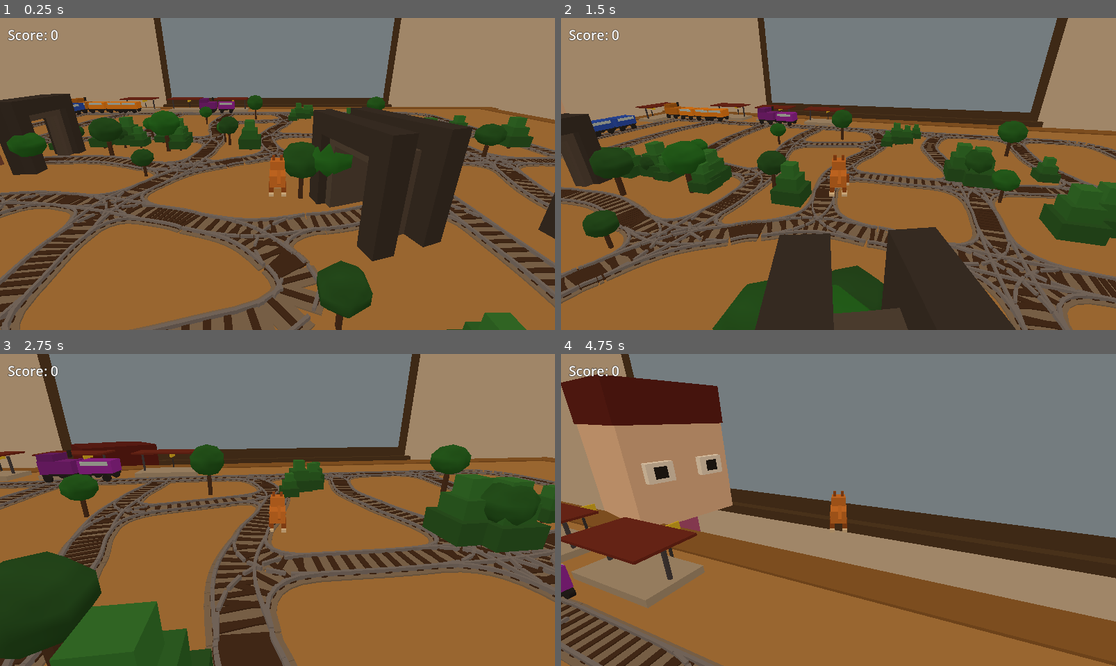
Above: before the commit, frames 1-4 (two rows, left to right).
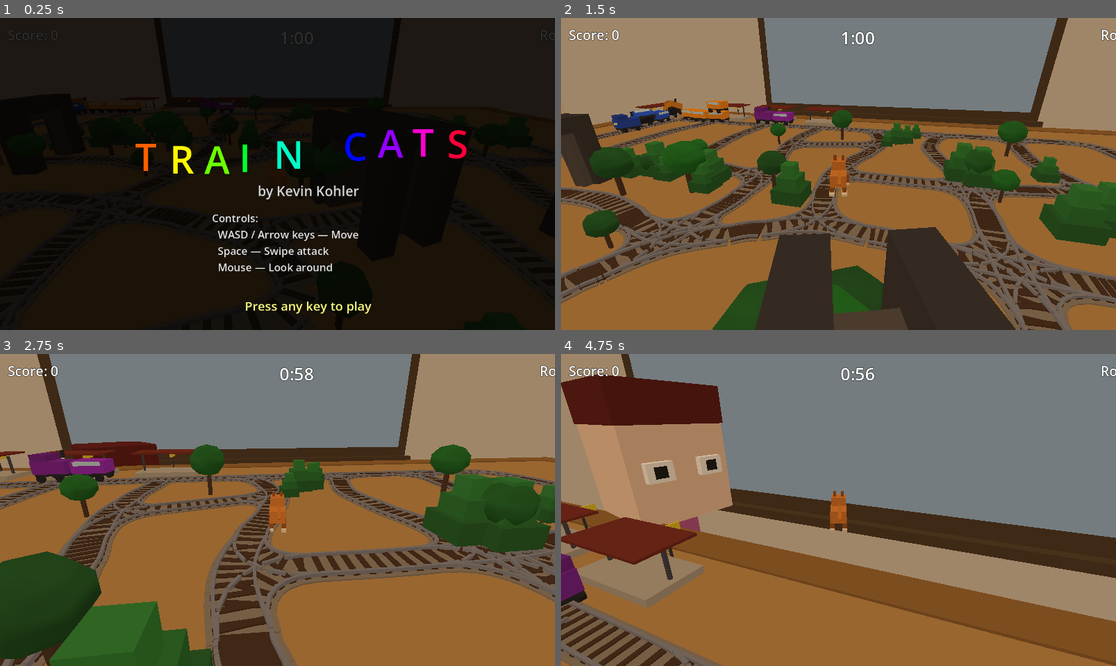
Above: after the commit, the same moments.

Repository: bobgar/Train-Cats
Game: Godot game, scene res://scenes/main.tscn
Same seed, same stepped clock (60 frames per second), same inputs: the game is played once before the commit and once after it.
Inputs (mouse positions are in pixels of both pictures, inside the frame that each line leads up to):
- Up to frame 1 (0.25 s): no input
- Up to frame 2 (1.5 s): tap Enter at 0.5 s; move the mouse to (866, 174) at 0.52 s; hold W from 0.53 s (still down); tap E at 0.6 s; click (866, 174) at 0.67 s; tap Space at 0.77 s; move the mouse to (810, 174) at 1.27 s; tap Shift at 1.35 s; click (810, 174) at 1.42 s
- Up to frame 3 (2.75 s): keep holding W; tap Space at 1.52 s; move the mouse to (288, 503) at 2.02 s; tap E at 2.1 s; click (288, 503) at 2.17 s
- Up to frame 4 (4.75 s): keep holding W; move the mouse to (832, 516) at 2.77 s; tap Shift at 2.85, 4.35 s; click (832, 516) at 2.92 s; tap Space at 3.02, 3.77, 4.52 s; move the mouse to (877, 513) at 3.52 s; tap E at 3.6 s; click (877, 513) at 3.67 s; move the mouse to (794, 506) at 4.27 s; click (794, 506) at 4.42 s

The runs differ from the first frame. In frame 1, 100% of the frame differs, in the area x 0-100%, y 0-100%; in frame 2, 1.3%; in frame 3, 0.6%; in frame 4, 0.6%.

Commit message:
scoreboard and such

Diff:
--- a/scripts/cafe_customer.gd
+++ b/scripts/cafe_customer.gd
@@ -5,7 +5,8 @@
 ## Rises up, tracks the player with their head, reacts to derailments, and
 ## can be knocked back by flying train debris.
 
-signal done   ## emitted when fully hidden — manager frees the node
+signal done        ## emitted when fully hidden — manager frees the node
+signal hit_scored  ## emitted once the first time this customer is hit by debris
 
 enum State { RISING, WATCHING, SINKING }
 
@@ -14,7 +15,8 @@
 const RISE_SPEED := 4.5    # units/sec — ~1.8s over 8-unit travel
 const SINK_SPEED := 3.5
 const WATCH_TIME := 20.0
-const CONE_COS   := 0.5    # cos(60°) — half-angle of view cone
+const CONE_COS      := 0.5    # cos(60°) — half-angle of view cone
+const VIEW_DISTANCE := 70.0   # max XZ distance to detect a derail
 
 var _state: State = State.RISING
 var _watch_timer: float = 0.0
@@ -202,11 +204,29 @@
 	if to_xz.length_squared() < 0.01:
 		return true
 
+	# Distance limit: too far away to notice
+	if to_xz.length() > VIEW_DISTANCE:
+		return false
+
 	# _face_dir is normalised in setup(); grab its XZ components as 2D
 	var face_2d := Vector2(_face_dir.x, _face_dir.z)
 
 	# dot > CONE_COS means angle from face direction < 60°
-	return to_xz.normalized().dot(face_2d) > CONE_COS
+	if to_xz.normalized().dot(face_2d) <= CONE_COS:
+		return false
+
+	# Line-of-sight: ray from head to event, blocked by layer 1 (walls/table)
+	return _los_clear(_head_pivot.global_position, world_pos)
+
+func _los_clear(from: Vector3, to: Vector3) -> bool:
+	if not is_inside_tree():
+		return true
+	var space_state := get_world_3d().direct_space_state
+	var query := PhysicsRayQueryParameters3D.create(from, to)
+	query.collision_mask = 1
+	if _player_ref != null and is_instance_valid(_player_ref):
+		query.exclude = [_player_ref.get_rid()]
+	return space_state.intersect_ray(query).is_empty()
 
 func trigger_happy() -> void:
 	# Only react when fully up and watching — not while still rising or leaving
@@ -230,6 +250,7 @@
 	if _hit:
 		return
 	_hit = true
+	hit_scored.emit()
 	_set_x_eyes()
 	_spawn_stars()
 	# Head snaps back hard, then slumps forward — more violent than trigger_happy
--- a/scripts/customer_manager.gd
+++ b/scripts/customer_manager.gd
@@ -13,7 +13,9 @@
 const PTS_HIT_DEBRIS  := 25   # points when hit by flying train debris
 
 # Customer y-position when hidden (must match CafeCustomer.HIDE_Y)
-const _HIDE_Y := -6.0
+const _HIDE_Y := -8.0
+
+signal score_changed(new_score: int)
 
 var _player: Node3D = null
 var _table_hw: float = 34.0
@@ -21,8 +23,11 @@
 var _customers: Array = []       # active CafeCustomer nodes
 var _spawn_timers: Array = []    # remaining wait times before next spawn
 var _score: int = 0
-var _score_label: Label = null
 var _rng := RandomNumberGenerator.new()
+
+# Round stats (reset each round)
+var impressed_count: int = 0
+var hit_count: int = 0
 
 # ---------------------------------------------------------------------------
 # Public API
@@ -33,13 +38,21 @@
 	_player   = player
 	_table_hw = table_hw
 	_table_hd = table_hd
-	_build_score_ui()
 	# Stagger initial spawns slightly so they don't all pop up at once
 	for i in range(MAX_ACTIVE):
 		_spawn_timers.append(float(i) * 0.8)
 
 func register_train(train: Node) -> void:
 	train.derailed.connect(_on_train_derailed)   # signature: (world_pos, by_player)
+
+func reset_round() -> void:
+	_score = 0
+	impressed_count = 0
+	hit_count = 0
+	score_changed.emit(0)
+
+func get_stats() -> Dictionary:
+	return {"score": _score, "impressed": impressed_count, "hit": hit_count}
 
 # ---------------------------------------------------------------------------
 # Per-frame management
@@ -124,18 +137,11 @@
 		return
 	# All 20 attempts overlapped — silently skip; next respawn timer will retry
 
-## Connect a one-shot check so we award PTS_HIT_DEBRIS the first time
-## the customer is hit (before "done" fires).
+## Connect to the customer's hit_scored signal so we award PTS_HIT_DEBRIS exactly once.
 func _track_hit_score(customer: Node) -> void:
-	# We poll via the customer's Area3D body_entered — but that already calls
-	# trigger_hit internally.  Simplest hook: connect a thin lambda to the
-	# Area3D's body_entered signal on the customer's hit area.
-	for child in customer.get_children():
-		if child is Area3D:
-			child.body_entered.connect(func(_b: Node3D) -> void:
-				_add_score(PTS_HIT_DEBRIS)
-				_update_ui())
-			break
+	customer.connect("hit_scored", func() -> void:
+		hit_count += 1
+		_add_score(PTS_HIT_DEBRIS))
 
 # ---------------------------------------------------------------------------
 # Event handlers
@@ -150,8 +156,8 @@
 			continue
 		if c.call("is_in_view_cone", world_pos):
 			c.call("trigger_happy")
+			impressed_count += 1
 			_add_score(PTS_CONE_DERAIL)
-	_update_ui()
 
 func _on_customer_done(customer: Node) -> void:
 	_customers.erase(customer)
@@ -163,31 +169,4 @@
 
 func _add_score(pts: int) -> void:
 	_score += pts
-	_update_ui()
-
-func _update_ui() -> void:
-	if _score_label != null:
-		_score_label.text = "Score: %d" % _score
-
-# ---------------------------------------------------------------------------
-# Score UI
-# ---------------------------------------------------------------------------
-
-func _build_score_ui() -> void:
-	var canvas     := CanvasLayer.new()
-	canvas.layer   = 10
-	var label      := Label.new()
-	label.text     = "Score: 0"
-	label.position = Vector2(16.0, 16.0)
-
-	# Style — slightly transparent dark background, large white text
-	var settings := LabelSettings.new()
-	settings.font_size    = 28
-	settings.font_color   = Color(1.0, 1.0, 1.0)
-	settings.outline_size = 3
-	settings.outline_color = Color(0.0, 0.0, 0.0, 0.8)
-	label.label_settings  = settings
-
-	canvas.add_child(label)
-	add_child(canvas)
-	_score_label = label
+	score_changed.emit(_score)
--- /dev/null
+++ b/scripts/hud.gd
@@ -0,0 +1,91 @@
+extends CanvasLayer
+class_name HUD
+
+## In-game HUD: round timer (centre top), score (top-left), round number (top-right).
+## Emits time_up when the 60-second round timer expires.
+
+signal time_up
+
+const ROUND_DURATION := 60.0
+
+var _timer_label: Label = null
+var _score_label: Label = null
+var _round_label: Label = null
+
+var _time_left: float  = ROUND_DURATION
+var _active: bool      = false
+
+func _ready() -> void:
+	process_mode = Node.PROCESS_MODE_ALWAYS
+	layer = 10
+	_build_ui()
+
+func _build_ui() -> void:
+	var viewport_w := 1280.0   # design resolution — labels anchor by position
+
+	# Score — top-left
+	_score_label = _make_label("Score: 0", Vector2(16, 16), 28)
+	add_child(_score_label)
+
+	# Round — top-right
+	_round_label = _make_label("Round 1", Vector2(viewport_w - 160, 16), 28)
+	add_child(_round_label)
+
+	# Timer — top-centre
+	_timer_label = _make_label("1:00", Vector2(viewport_w * 0.5 - 60, 16), 36)
+	add_child(_timer_label)
+
+func _make_label(txt: String, pos: Vector2, fsize: int) -> Label:
+	var lbl := Label.new()
+	lbl.text     = txt
+	lbl.position = pos
+	var settings := LabelSettings.new()
+	settings.font_size     = fsize
+	settings.font_color    = Color(1.0, 1.0, 1.0)
+	settings.outline_size  = 3
+	settings.outline_color = Color(0.0, 0.0, 0.0, 0.9)
+	lbl.label_settings = settings
+	return lbl
+
+# ---------------------------------------------------------------------------
+# Public API (called from main.gd)
+# ---------------------------------------------------------------------------
+
+func start_round(round_num: int, required: int) -> void:
+	_time_left = ROUND_DURATION
+	_active    = true
+	_round_label.text = "Round %d  (need %d)" % [round_num, required]
+	_update_timer_label()
+
+func stop() -> void:
+	_active = false
+
+func update_score(new_score: int) -> void:
+	_score_label.text = "Score: %d" % new_score
+
+# ---------------------------------------------------------------------------
+# Per-frame
+# ---------------------------------------------------------------------------
+
+func _process(delta: float) -> void:
+	if not _active:
+		return
+	_time_left -= delta
+	if _time_left <= 0.0:
+		_time_left = 0.0
+		_active    = false
+		_update_timer_label()
+		time_up.emit()
+		return
+	_update_timer_label()
+
+func _update_timer_label() -> void:
+	var secs := int(ceil(_time_left))
+	var m    := secs / 60
+	var s    := secs % 60
+	_timer_label.text = "%d:%02d" % [m, s]
+	# Flash red in the last 10 seconds
+	if _time_left <= 10.0:
+		_timer_label.label_settings.font_color = Color(1.0, 0.3, 0.3)
+	else:
+		_timer_label.label_settings.font_color = Color(1.0, 1.0, 1.0)
--- a/scripts/main.gd
+++ b/scripts/main.gd
@@ -17,6 +17,9 @@
 const PlayerScript             = preload("res://scripts/player.gd")
 const EnvironmentSpawnerScript = preload("res://scripts/environment_spawner.gd")
 const CustomerManagerScript    = preload("res://scripts/customer_manager.gd")
+const HUDScript                = preload("res://scripts/hud.gd")
+const TitleScreenScript        = preload("res://scripts/title_screen.gd")
+const RoundScoreboardScript    = preload("res://scripts/round_scoreboard.gd")
 
 # Track grid is set to 8×8 at 7.0 units → nodes span approx ±28 in X and Z.
 # TABLE is sized to contain the track + station platforms.
@@ -34,7 +37,31 @@
 const WALL_H   := WALL_TOP - ROOM_FLOOR   # 50
 const WALL_CY  := ROOM_FLOOR + WALL_H * 0.5   # 3  (wall centre Y)
 
+# ---------------------------------------------------------------------------
+# Round progression: points needed to pass each round (index 0 = round 1)
+# ---------------------------------------------------------------------------
+const ROUND_REQUIREMENTS: Array = [40, 80, 130, 200, 280, 400]
+
+# ---------------------------------------------------------------------------
+# Game state
+# ---------------------------------------------------------------------------
+enum GameState { TITLE, PLAYING, ROUND_END, GAME_OVER }
+
+var _game_state: GameState = GameState.TITLE
+var _current_round: int    = 1
+
+# Node references built in _ready
+var _player_node: Node      = null
+var _customer_manager: Node = null
+var _hud: Node              = null
+var _title_screen: Node     = null
+var _round_scoreboard: Node = null
+var _gameplay_cam: Camera3D = null   # normal play camera (child of player)
+var _cinematic_cam: Camera3D = null  # zoom-in cam during round end
+
 func _ready() -> void:
+	process_mode = Node.PROCESS_MODE_ALWAYS
+
 	_setup_environment()
 	_add_ground()
 	_add_table_structure()
@@ -43,15 +70,140 @@
 	var station_gpos: Array = _spawn_stations(gen)
 	gen.call("build_curves_and_render", station_gpos)
 	_spawn_world_objects(gen)
-	var player = _spawn_player()
-	var manager = _spawn_customer_manager(player)
-	_spawn_trains(gen, station_gpos, manager)
+
+	_player_node      = _spawn_player()
+	_customer_manager = _spawn_customer_manager(_player_node)
+	_spawn_trains(gen, station_gpos, _customer_manager)
+	_spawn_cinematic_cam()
+
+	_hud             = HUDScript.new()
+	_hud.name        = "HUD"
+	add_child(_hud)
+	_customer_manager.score_changed.connect(_hud.update_score)
+
+	_title_screen      = TitleScreenScript.new()
+	_title_screen.name = "TitleScreen"
+	add_child(_title_screen)
+	_title_screen.continue_pressed.connect(_on_title_continue)
+
+	_round_scoreboard      = RoundScoreboardScript.new()
+	_round_scoreboard.name = "RoundScoreboard"
+	add_child(_round_scoreboard)
+	_round_scoreboard.continue_pressed.connect(_on_scoreboard_continue)
+
+	_connect_hud_signals()
+
+	# Start paused at title screen
+	get_tree().paused = true
+	_title_screen.configure(false)
 
 func _spawn_world_objects(gen) -> void:
 	var env := EnvironmentSpawnerScript.new()
 	env.name = "EnvironmentSpawner"
 	add_child(env)
 	env.call("setup", gen)
+
+# ---------------------------------------------------------------------------
+# Game state transitions
+# ---------------------------------------------------------------------------
+
+func _on_title_continue() -> void:
+	_start_round()
+
+func _start_round() -> void:
+	_game_state = GameState.PLAYING
+	_customer_manager.call("reset_round")
+	var req := _round_requirement(_current_round)
+	_hud.start_round(_current_round, req)
+	get_tree().paused = false
+	# Make sure gameplay camera is active
+	if _gameplay_cam != null:
+		_gameplay_cam.current = true
+	if _cinematic_cam != null:
+		_cinematic_cam.current = false
+
+func _on_hud_time_up() -> void:
+	if _game_state != GameState.PLAYING:
+		return
+	_end_round()
+
+func _end_round() -> void:
+	_game_state = GameState.ROUND_END
+	_hud.stop()
+	get_tree().paused = true
+
+	var stats: Dictionary = _customer_manager.call("get_stats")
+	var score: int   = stats.get("score", 0)
+	var req: int     = _round_requirement(_current_round)
+	var passed: bool = score >= req
+
+	# Cinematic zoom — tween camera toward cat's face then show scoreboard
+	_do_cinematic_zoom(func() -> void:
+		_round_scoreboard.show_result(
+			score, req,
+			stats.get("impressed", 0), stats.get("hit", 0),
+			passed, _current_round))
+
+func _on_scoreboard_continue() -> void:
+	var stats: Dictionary = _customer_manager.call("get_stats")
+	var score: int   = stats.get("score", 0)
+	var req: int     = _round_requirement(_current_round)
+	var passed: bool = score >= req
+
+	# Restore gameplay camera
+	if _gameplay_cam != null:
+		_gameplay_cam.current = true
+	if _cinematic_cam != null:
+		_cinematic_cam.current = false
+
+	if passed:
+		_current_round += 1
+		_start_round()
+	else:
+		# Game over — show title with game-over header
+		_game_state    = GameState.GAME_OVER
+		_current_round = 1
+		_title_screen.configure(true)
+
+func _round_requirement(round_num: int) -> int:
+	var idx := clampi(round_num - 1, 0, ROUND_REQUIREMENTS.size() - 1)
+	return ROUND_REQUIREMENTS[idx]
+
+# ---------------------------------------------------------------------------
+# Cinematic camera zoom
+# ---------------------------------------------------------------------------
+
+func _spawn_cinematic_cam() -> void:
+	_cinematic_cam          = Camera3D.new()
+	_cinematic_cam.name     = "CinematicCam"
+	_cinematic_cam.current  = false
+	add_child(_cinematic_cam)
+
+func _do_cinematic_zoom(on_done: Callable) -> void:
+	if _player_node == null or not is_instance_valid(_player_node):
+		on_done.call()
+		return
+
+	# Target: slightly in front of and above the cat's head
+	var cat_pos: Vector3 = _player_node.global_position
+	var zoom_target := cat_pos + Vector3(0.0, 3.0, -6.0)
+	var zoom_look   := cat_pos + Vector3(0.0, 1.5,  0.0)
+
+	_cinematic_cam.global_position = _cinematic_cam.global_position if _cinematic_cam.get_parent() != null else zoom_target + Vector3(0, 10, 10)
+	_cinematic_cam.current = true
+	if _gameplay_cam != null:
+		_gameplay_cam.current = false
+
+	var tw := create_tween()
+	tw.tween_method(
+		func(t: float) -> void:
+			var start := cat_pos + Vector3(0.0, 14.0, 18.0)
+			var pos   := start.lerp(zoom_target, t)
+			_cinematic_cam.global_position = pos
+			_cinematic_cam.look_at(zoom_look, Vector3.UP),
+		0.0, 1.0, 1.2
+	).set_ease(Tween.EASE_OUT).set_trans(Tween.TRANS_CUBIC)
+	tw.tween_callback(on_done)
 
 # ---------------------------------------------------------------------------
 # Lighting / sky
@@ -382,13 +534,25 @@
 	player.name = "Player"
 	player.position = Vector3(0, 2, 0)
 	add_child(player)
+	# Player's _ready runs synchronously during add_child; camera exists now
+	_gameplay_cam = _find_camera(player)
 	return player
+
+func _find_camera(node: Node) -> Camera3D:
+	if node is Camera3D:
+		return node as Camera3D
+	for child in node.get_children():
+		var result := _find_camera(child)
+		if result != null:
+			return result
+	return null
 
 func _spawn_customer_manager(player: Node) -> Node:
 	var mgr = CustomerManagerScript.new()
 	mgr.name = "CustomerManager"
 	add_child(mgr)
 	mgr.call("setup", player, TABLE_HW, TABLE_HD)
+	# Connect timer's time_up after HUD is created (done in _ready after this call)
 	return mgr
 
 func _spawn_trains(gen, stations: Array, manager: Node) -> void:
@@ -408,3 +572,7 @@
 		add_child(train)
 		train.call("setup", gen, stations, start, color, num_cars)
 		manager.call("register_train", train)
+
+# Connect HUD time_up after HUD exists — called at end of _ready
+func _connect_hud_signals() -> void:
+	_hud.time_up.connect(_on_hud_time_up)
--- /dev/null
+++ b/scripts/round_scoreboard.gd
@@ -0,0 +1,120 @@
+extends CanvasLayer
+class_name RoundScoreboard
+
+## Scoreboard panel that swings in from above between rounds.
+## Shows score vs required, impressed count, hit count.
+
+signal continue_pressed
+
+var _panel: Control = null
+var _title_label: Label = null
+var _score_label: Label = null
+var _req_label: Label = null
+var _impressed_label: Label = null
+var _hit_label: Label = null
+var _result_label: Label = null
+var _hint_label: Label = null
+
+var _ready_for_input: bool = false
+
+func _ready() -> void:
+	process_mode = Node.PROCESS_MODE_ALWAYS
+	layer = 15
+	visible = false
+	_build_ui()
+
+func _build_ui() -> void:
+	# Semi-transparent dark background
+	var bg := ColorRect.new()
+	bg.color = Color(0.0, 0.0, 0.0, 0.65)
+	bg.set_anchors_and_offsets_preset(Control.PRESET_FULL_RECT)
+	add_child(bg)
+
+	# Panel
+	_panel = Control.new()
+	_panel.size     = Vector2(560, 380)
+	_panel.position = Vector2(640 - 280, -400)   # starts off-screen above
+	add_child(_panel)
+
+	var panel_bg := ColorRect.new()
+	panel_bg.color    = Color(0.12, 0.10, 0.08, 0.95)
+	panel_bg.size     = Vector2(560, 380)
+	panel_bg.position = Vector2.ZERO
+	_panel.add_child(panel_bg)
+
+	var border := ColorRect.new()
+	border.color    = Color(0.80, 0.70, 0.30)
+	border.size     = Vector2(560, 4)
+	border.position = Vector2(0, 0)
+	_panel.add_child(border)
+	var border2 := ColorRect.new()
+	border2.color    = Color(0.80, 0.70, 0.30)
+	border2.size     = Vector2(560, 4)
+	border2.position = Vector2(0, 376)
+	_panel.add_child(border2)
+
+	_title_label    = _panel_label("Round Complete!", Vector2(280, 28),  36, Color(1.0, 0.90, 0.30), true)
+	_score_label    = _panel_label("Score: 0",        Vector2(280, 90),  30, Color.WHITE, true)
+	_req_label      = _panel_label("Required: 0",     Vector2(280, 130), 26, Color(0.85, 0.85, 0.85), true)
+	_impressed_label = _panel_label("Impressed: 0",   Vector2(280, 185), 24, Color(0.70, 1.0, 0.70), true)
+	_hit_label      = _panel_label("Hit by debris: 0",Vector2(280, 220), 24, Color(1.0, 0.70, 0.40), true)
+	_result_label   = _panel_label("PASSED",          Vector2(280, 290), 40, Color(0.30, 1.0, 0.40), true)
+	_hint_label     = _panel_label("Press any key to continue", Vector2(280, 348), 20, Color(0.75, 0.75, 0.75), true)
+
+func _panel_label(txt: String, pos: Vector2, fsize: int, col: Color, centred: bool) -> Label:
+	var lbl := Label.new()
+	lbl.text     = txt
+	lbl.position = pos - (Vector2(280, 12) if centred else Vector2.ZERO)
+	if centred:
+		lbl.size = Vector2(560, 40)
+		lbl.horizontal_alignment = HORIZONTAL_ALIGNMENT_CENTER
+	var s := LabelSettings.new()
+	s.font_size     = fsize
+	s.font_color    = col
+	s.outline_size  = 2
+	s.outline_color = Color(0, 0, 0, 0.9)
+	lbl.label_settings = s
+	_panel.add_child(lbl)
+	return lbl
+
+# ---------------------------------------------------------------------------
+# Public API
+# ---------------------------------------------------------------------------
+
+func show_result(score: int, required: int, impressed: int, hit: int, passed: bool, round_num: int) -> void:
+	_ready_for_input = false
+	visible = true
+
+	_title_label.text    = "Round %d Complete!" % round_num if passed else "Round %d Failed" % round_num
+	_score_label.text    = "Score: %d" % score
+	_req_label.text      = "Required: %d" % required
+	_impressed_label.text = "Customers impressed: %d" % impressed
+	_hit_label.text      = "Customers hit: %d" % hit
+
+	if passed:
+		_result_label.text = "PASSED!"
+		_result_label.label_settings.font_color = Color(0.30, 1.0, 0.40)
+	else:
+		_result_label.text = "FAILED"
+		_result_label.label_settings.font_color = Color(1.0, 0.30, 0.30)
+
+	# Swing panel in from above (bounce ease)
+	_panel.position.y = -400
+	var tw := create_tween()
+	tw.tween_property(_panel, "position:y", 170.0, 0.55).set_ease(Tween.EASE_OUT).set_trans(Tween.TRANS_BOUNCE)
+	tw.tween_callback(func() -> void:
+		_ready_for_input = true)
+
+# ---------------------------------------------------------------------------
+# Input
+# ---------------------------------------------------------------------------
+
+func _unhandled_input(event: InputEvent) -> void:
+	if not visible or not _ready_for_input:
+		return
+	if event is InputEventKey and event.pressed and not event.echo:
+		visible = false
+		continue_pressed.emit()
+	elif event is InputEventMouseButton and event.pressed:
+		visible = false
+		continue_pressed.emit()
--- /dev/null
+++ b/scripts/title_screen.gd
@@ -0,0 +1,137 @@
+extends CanvasLayer
+class_name TitleScreen
+
+## Title screen shown at game start and after a game-over.
+## "TRAIN CATS" bounces in rainbow letters; any key continues.
+
+signal continue_pressed
+
+const LETTERS := ["T","R","A","I","N"," ","C","A","T","S"]
+
+var _letter_labels: Array = []
+var _letter_base_y: Array = []
+var _game_over_label: Label = null
+var _time: float = 0.0
+var _ready_for_input: bool = false
+
+func _ready() -> void:
+	process_mode = Node.PROCESS_MODE_ALWAYS
+	layer = 20
+	_build_ui()
+
+func _build_ui() -> void:
+	# Dark semi-transparent background
+	var bg := ColorRect.new()
+	bg.color          = Color(0.0, 0.0, 0.0, 0.82)
+	bg.set_anchors_and_offsets_preset(Control.PRESET_FULL_RECT)
+	add_child(bg)
+
+	# Game-over header (hidden by default)
+	_game_over_label = _make_label("GAME OVER", Vector2(640 - 160, 60), 48, Color(1.0, 0.3, 0.3))
+	_game_over_label.visible = false
+	add_child(_game_over_label)
+
+	# "TRAIN CATS" — one Label per letter so each can bounce/colour independently
+	var letter_w := 72.0
+	var total_w  := float(LETTERS.size()) * letter_w
+	var start_x  := 640.0 - total_w * 0.5
+	var base_y   := 220.0
+
+	for i in range(LETTERS.size()):
+		var lbl := _make_label(LETTERS[i], Vector2(start_x + float(i) * letter_w, base_y), 80, Color.WHITE)
+		add_child(lbl)
+		_letter_labels.append(lbl)
+		_letter_base_y.append(base_y)
+
+	# Credits
+	_make_label_centered("by Kevin Kohler", 340, 28, Color(0.85, 0.85, 0.85))
+
+	# Controls
+	var ctrl_text := (
+		"Controls:\n" +
+		"  WASD / Arrow keys — Move\n" +
+		"  Space — Swipe attack\n" +
+		"  Mouse — Look around"
+	)
+	var ctrl_lbl := Label.new()
+	ctrl_lbl.text     = ctrl_text
+	ctrl_lbl.position = Vector2(640 - 200, 400)
+	var s1 := LabelSettings.new()
+	s1.font_size     = 22
+	s1.font_color    = Color(0.90, 0.90, 0.90)
+	s1.outline_size  = 2
+	s1.outline_color = Color(0, 0, 0, 0.8)
+	ctrl_lbl.label_settings = s1
+	add_child(ctrl_lbl)
+
+	# Press any key prompt
+	_make_label_centered("Press any key to play", 580, 26, Color(1.0, 1.0, 0.5))
+
+func _make_label(txt: String, pos: Vector2, fsize: int, col: Color) -> Label:
+	var lbl := Label.new()
+	lbl.text     = txt
+	lbl.position = pos
+	var s := LabelSettings.new()
+	s.font_size     = fsize
+	s.font_color    = col
+	s.outline_size  = 3
+	s.outline_color = Color(0, 0, 0, 0.9)
+	lbl.label_settings = s
+	return lbl
+
+func _make_label_centered(txt: String, y: float, fsize: int, col: Color) -> void:
+	var lbl := Label.new()
+	lbl.text            = txt
+	lbl.horizontal_alignment = HORIZONTAL_ALIGNMENT_CENTER
+	lbl.position        = Vector2(0, y)
+	lbl.size            = Vector2(1280, 60)
+	var s := LabelSettings.new()
+	s.font_size     = fsize
+	s.font_color    = col
+	s.outline_size  = 2
+	s.outline_color = Color(0, 0, 0, 0.9)
+	lbl.label_settings = s
+	add_child(lbl)
+
+# ---------------------------------------------------------------------------
+# Public API
+# ---------------------------------------------------------------------------
+
+func configure(is_game_over: bool) -> void:
+	_game_over_label.visible = is_game_over
+	_time            = 0.0
+	_ready_for_input = false
+	visible          = true
+	# Small delay so a held key doesn't instantly dismiss
+	var t := get_tree().create_timer(0.4)
+	t.timeout.connect(func() -> void: _ready_for_input = true)
+
+# ---------------------------------------------------------------------------
+# Per-frame animation
+# ---------------------------------------------------------------------------
+
+func _process(delta: float) -> void:
+	if not visible:
+		return
+	_time += delta
+	for i in range(_letter_labels.size()):
+		var lbl: Label = _letter_labels[i]
+		# Skip the space character
+		if LETTERS[i] == " ":
+			continue
+		# Bounce
+		var bounce := sin(_time * 3.0 + float(i) * 0.5) * 18.0
+		lbl.position.y = _letter_base_y[i] + bounce
+		# Rainbow colour cycling
+		var hue := fmod(_time * 0.25 + float(i) / float(LETTERS.size()), 1.0)
+		lbl.label_settings.font_color = Color.from_hsv(hue, 1.0, 1.0)
+
+func _unhandled_input(event: InputEvent) -> void:
+	if not visible or not _ready_for_input:
+		return
+	if event is InputEventKey and event.pressed and not event.echo:
+		visible = false
+		continue_pressed.emit()
+	elif event is InputEventMouseButton and event.pressed:
+		visible = false
+		continue_pressed.emit()
Not shown, changed: .claude/settings.local.json
